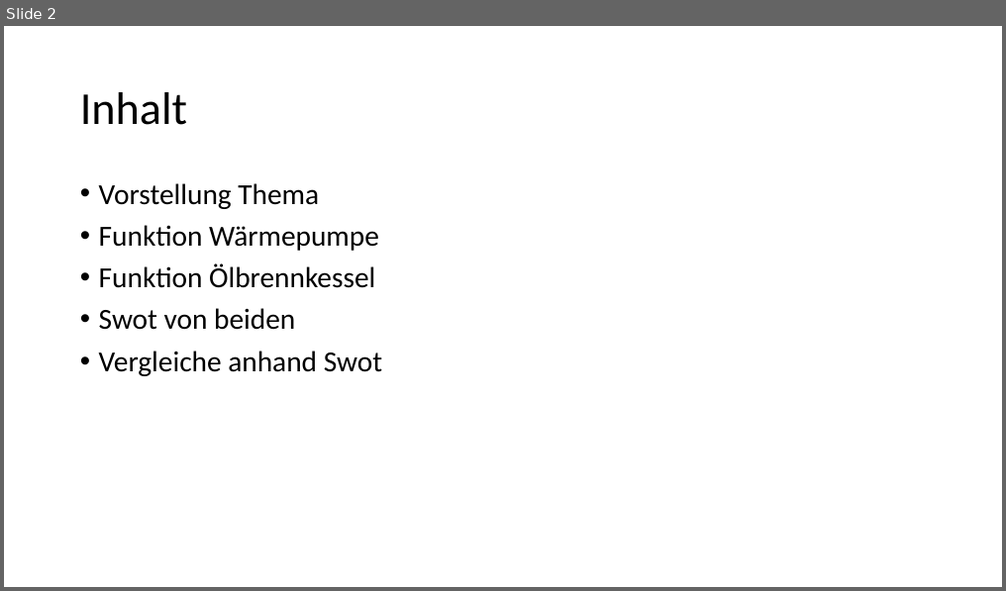
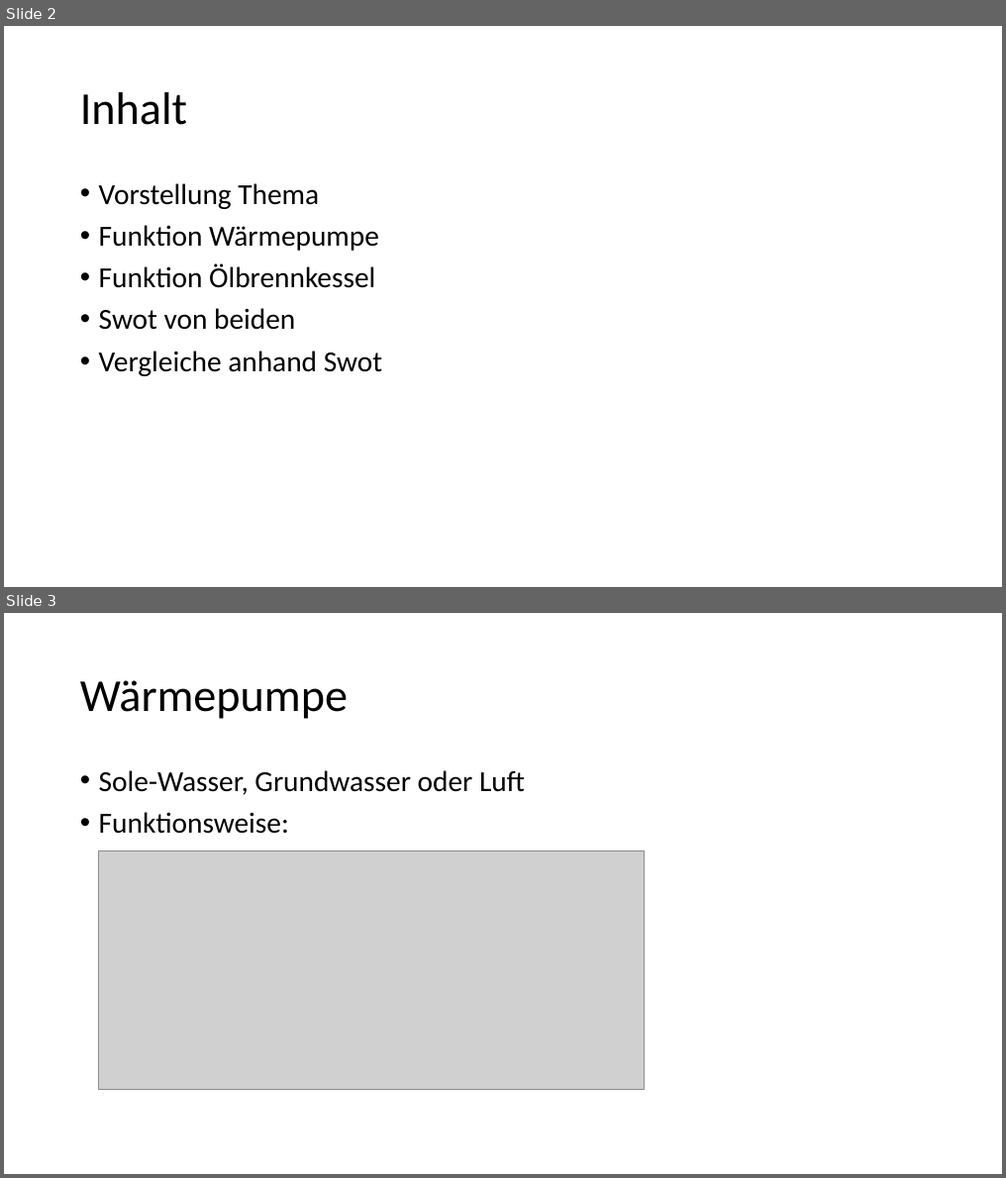
Before and after one commit to Gpas/nachhaltigkeit, a slide deck: presentation/Wärmepumpe.pptx. Shown one above the other, each under a label of ours: slide 2 before the commit, slides 2 and 3 after it. The pictures are 1006x591 and 1006x1178 pixels, drawn with LibreOffice and Linux fonts; fonts in the diff are those of the drawing; grey boxes stand for pictures. Boxes give left, top, right and bottom in pixels: in the first picture for what was removed or moved away, otherwise in the second. Text is boxed around its words. In the diff, an @@ line names an element or a change of style, - is before the commit and + after.

Commit message:
Wärmepumpe Presi

```diff
--- a/presentation/Wärmepumpe.pptx
+++ b/presentation/Wärmepumpe.pptx
@@ slide 3 added at [4,613,1002,1174], background #FFFFFF @@
@@ title added at [80,680,348,719], 44 pt, text #000000 @@
+Wärmepumpe
@@ text added at [99,770,525,834], 28 pt, text #000000 @@
+• Sole-Wasser, Grundwasser oder Luft
+• Funktionsweise:
@@ picture added at [98,851,645,1090] @@
```
Also in this commit, not shown: 2 other slides added, 3 other files.
